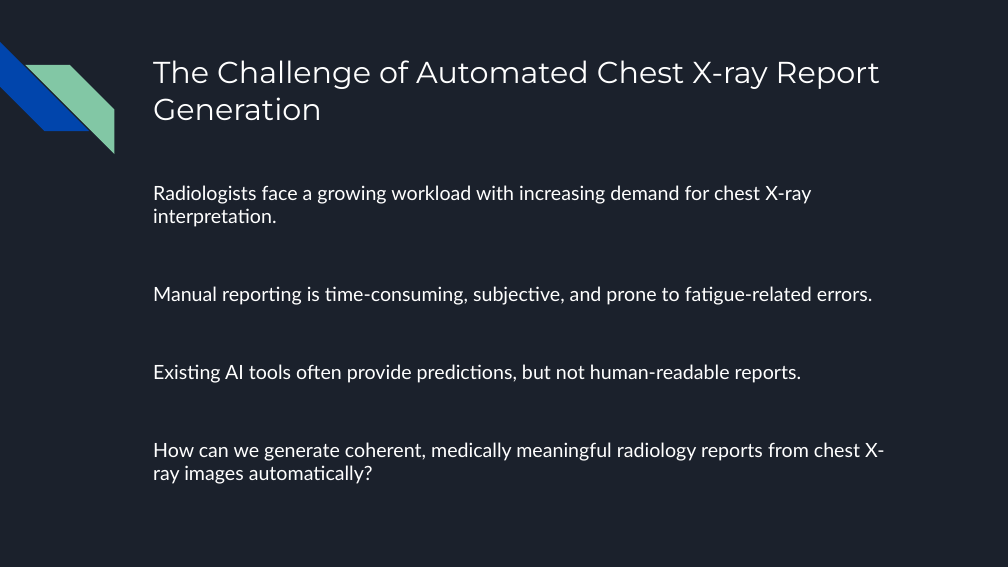
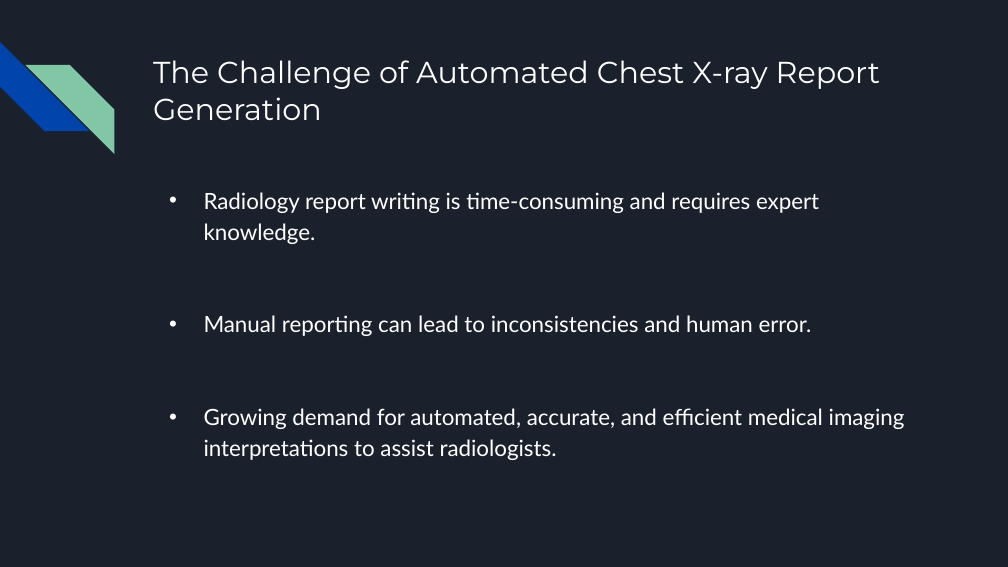
Before and after one commit to AARONYOUNG2023/2025Spring_DS_Capstone_Group2, a slide deck: slide 2 of presentation_slides/The Challenge of Automated Chest X-ray Report Generation.pptx. Drawn at 1008x567 pixels with LibreOffice and Linux fonts; fonts in the diff are those of the drawing. Boxes give left, top, right and bottom in pixels: in the first picture for what was removed or moved away, otherwise in the second. Text is boxed around its words. In the diff, an @@ line names an element or a change of style, - is before the commit and + after.

```diff
--- a/presentation_slides/The Challenge of Automated Chest X-ray Report Generation.pptx
+++ b/presentation_slides/The Challenge of Automated Chest X-ray Report Generation.pptx
@@ text at bbox=[204, 192, 905, 460]: text changed; size 14 to 16 pt @@
-Radiologists face a growing workload with increasing demand for chest X-ray interpretation.
-Manual reporting is time-consuming, subjective, and prone to fatigue-related errors.
-Existing AI tools often provide predictions, but not human-readable reports.
-How can we generate coherent, medically meaningful radiology reports from chest X-ray images automatically?
+• Radiology report writing is time-consuming and requires expert knowledge.
+• Manual reporting can lead to inconsistencies and human error.
+• Growing demand for automated, accurate, and efficient medical imaging interpretations to assist radiologists.
```
Also in this commit, not shown: 2 slides added, 2 slides removed, 1 other file.
